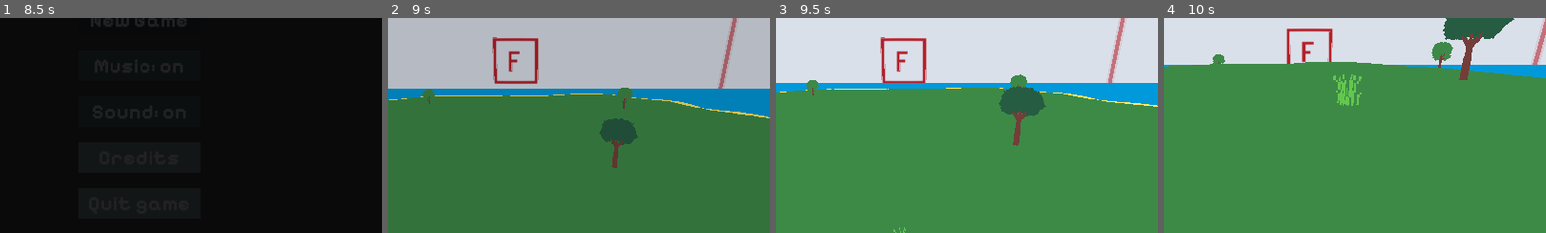
Above: before the commit, frames 1-4 (left to right).
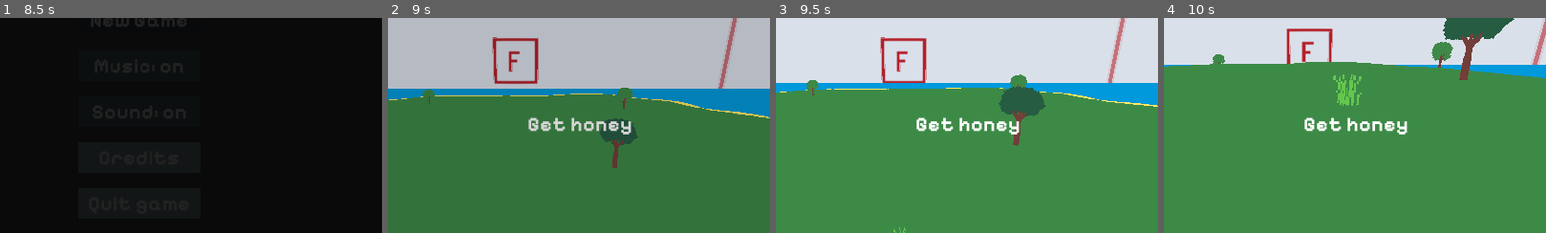
Above: after the commit, the same moments.

Repository: dzejpi/natura
Game: Godot game, scene res://scenes/game_scenes/SplashScene.tscn
The game is run twice, just before and just after one commit, with the same random seed, the same clock (stepped at 60 frames per second) and the same inputs.
Inputs (mouse positions are % of the whole screen's width and height, from its top left):
- Up to frame 1 (8.5 s): move the mouse to (72, 45) at 0.52 s; hold D (move_right) 0.53-1.28 s; tap E (dialog_end) at 0.6, 3.6, 6.6 s; click (72, 45) at 0.67 s; tap Space (move_jump) at 0.77, 1.52, 3.02, 3.77, 4.52, 5, 6.02, 6.77, 7.52 s; move the mouse to (30, 55) at 1.27 s; hold S (move_down) 1.28-2.03 s; click (30, 55) at 1.35 s; tap Enter at 2, 5.75 s; move the mouse to (60, 28) at 2.02 s; hold D (move_right) 2.03-2.78 s; hold Ctrl (move_crouch) 2.03-2.78 s; move the mouse to (45, 70) at 2.77 s; hold W (move_up) 2.78-3.53 s; tap Shift (move_sprint) at 2.85, 5.85 s; click (45, 70) at 2.92 s; move the mouse to (80, 65) at 3.52 s; hold A (move_left) 3.53-5.03 s; move the mouse to (20, 35) at 4.27 s; click (20, 35) at 4.35 s; move the mouse to (55, 50) at 5.02 s; hold S (move_down) 5.03-5.78 s; hold Ctrl (move_crouch) 5.03-5.78 s; click (55, 50) at 5.17 s; move the mouse to (35, 25) at 5.77 s; hold D (move_right) 5.78-6.53 s; move the mouse to (72, 45) at 6.52 s; hold W (move_up) 6.53-7.28 s; move the mouse to (30, 55) at 7.27 s; hold D (move_right) 7.28-8 s; click (30, 55) at 7.35 s; click "New Game" at 8 s
- Up to frame 2 (9 s): move the mouse to (52, 48) at 8.77 s; hold W (move_up) from 8.78 s (still down); hold Ctrl (move_crouch) from 8.78 s (still down)
- Up to frame 3 (9.5 s): keep holding W (move_up); keep holding Ctrl (move_crouch)
- Up to frame 4 (10 s): move the mouse to (49, 52) at 9.52 s; release W (move_up) at 9.53 s; release Ctrl (move_crouch) at 9.53 s; hold A (move_left) from 9.53 s (still down); tap Shift (move_sprint) at 9.6 s; tap Space (move_jump) at 9.77 s
The pictures show only the part of the screen within x 32-82%, y 28-78%; the shares and areas given below are measured in that part.

Frame 1 is identical in both runs. In frame 2, 0.9% of the frame differs, in the area x 36-64%, y 46-55%; in frame 3, 0.9%; in frame 4, 0.9%.

Commit message:
Preparation for the food growth.

Diff:
--- a/scenes/game_objects/AppleScene.tscn
+++ b/scenes/game_objects/AppleScene.tscn
@@ -1,6 +1,7 @@
-[gd_scene load_steps=3 format=2]
+[gd_scene load_steps=4 format=2]
 
 [ext_resource path="res://3d/game_objects/object_apple.glb" type="PackedScene" id=1]
+[ext_resource path="res://scripts/game_objects/AppleScene.gd" type="Script" id=2]
 
 [sub_resource type="CapsuleShape" id=1]
 radius = 0.1
@@ -8,6 +9,7 @@
 
 [node name="Apple" type="StaticBody"]
 transform = Transform( 1.5, 0, 0, 0, 1.5, 0, 0, 0, 1.5, 0, 0, 0 )
+script = ExtResource( 2 )
 
 [node name="object_apple" parent="." instance=ExtResource( 1 )]
 
--- a/scenes/game_objects/BerryScene.tscn
+++ b/scenes/game_objects/BerryScene.tscn
@@ -1,7 +1,9 @@
-[gd_scene load_steps=2 format=2]
+[gd_scene load_steps=3 format=2]
 
 [ext_resource path="res://3d/game_objects/object_berry.glb" type="PackedScene" id=1]
+[ext_resource path="res://scripts/game_objects/BerryScene.gd" type="Script" id=2]
 
 [node name="Berry" type="Spatial"]
+script = ExtResource( 2 )
 
 [node name="object_berry" parent="." instance=ExtResource( 1 )]
--- a/scenes/player/PlayerScene.tscn
+++ b/scenes/player/PlayerScene.tscn
@@ -81,6 +81,10 @@
 [sub_resource type="CapsuleShape" id=1]
 radius = 0.4
 
+[sub_resource type="DynamicFont" id=7]
+size = 42
+font_data = ExtResource( 11 )
+
 [sub_resource type="DynamicFont" id=5]
 size = 36
 font_data = ExtResource( 11 )
@@ -135,6 +139,15 @@
 visible = false
 
 [node name="PlayerUI" type="Node2D" parent="UI"]
+
+[node name="ActionTooltip" type="Node2D" parent="UI/PlayerUI"]
+position = Vector2( 800, 450 )
+
+[node name="ActionLabel" type="Label" parent="UI/PlayerUI/ActionTooltip"]
+margin_right = 212.0
+margin_bottom = 51.0
+custom_fonts/font = SubResource( 7 )
+text = "Get honey"
 
 [node name="Tooltip" parent="UI/PlayerUI" instance=ExtResource( 6 )]
 
--- /dev/null
+++ b/scripts/game_objects/AppleScene.gd
@@ -0,0 +1,19 @@
+extends StaticBody
+
+
+# Declare member variables here. Examples:
+# var a = 2
+# var b = "text"
+
+
+# Called when the node enters the scene tree for the first time.
+func _ready():
+	pass # Replace with function body.
+
+
+# Called every frame. 'delta' is the elapsed time since the previous frame.
+#func _process(delta):
+#	pass
+
+func collect_apple():
+	pass
--- a/scripts/game_objects/BeehiveScene.gd
+++ b/scripts/game_objects/BeehiveScene.gd
@@ -10,3 +10,10 @@
 
 func _process(_delta):
 	pass
+
+
+func get_honey():
+	var honey_amount = honey_grams
+	honey_grams = 0
+
+	return honey_amount
--- /dev/null
+++ b/scripts/game_objects/BerryScene.gd
@@ -0,0 +1,20 @@
+extends Spatial
+
+
+# Declare member variables here. Examples:
+# var a = 2
+# var b = "text"
+
+
+# Called when the node enters the scene tree for the first time.
+func _ready():
+	pass # Replace with function body.
+
+
+# Called every frame. 'delta' is the elapsed time since the previous frame.
+#func _process(delta):
+#	pass
+
+
+func collect_berry():
+	pass
Not shown: 1 places in scenes/player/PlayerScene.tscn that only renumber resources
